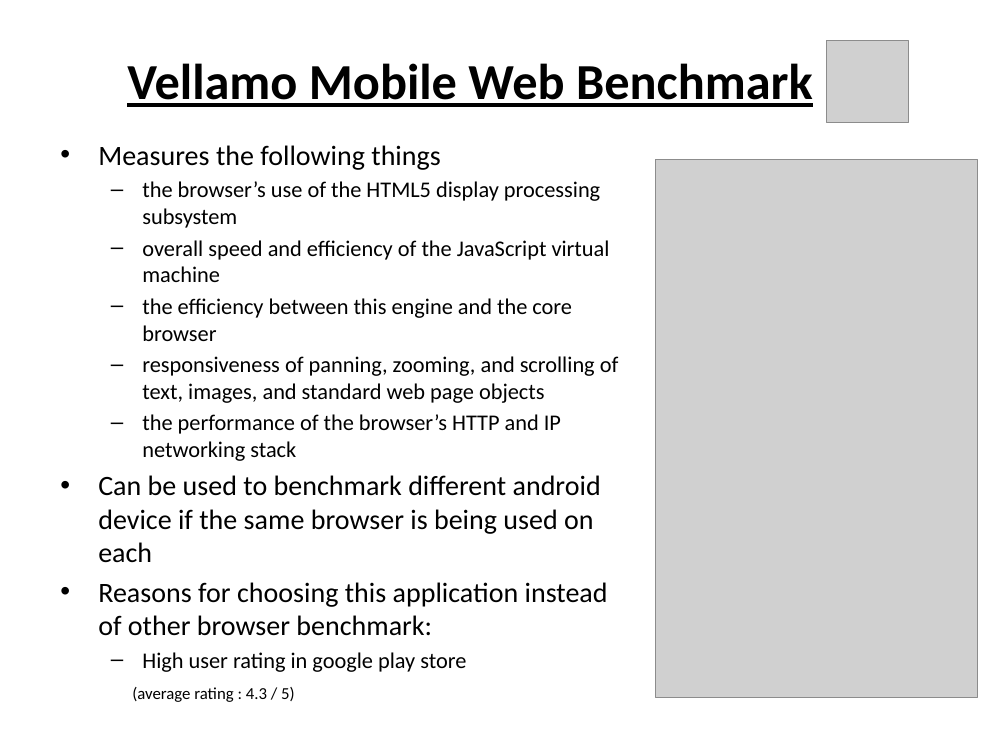
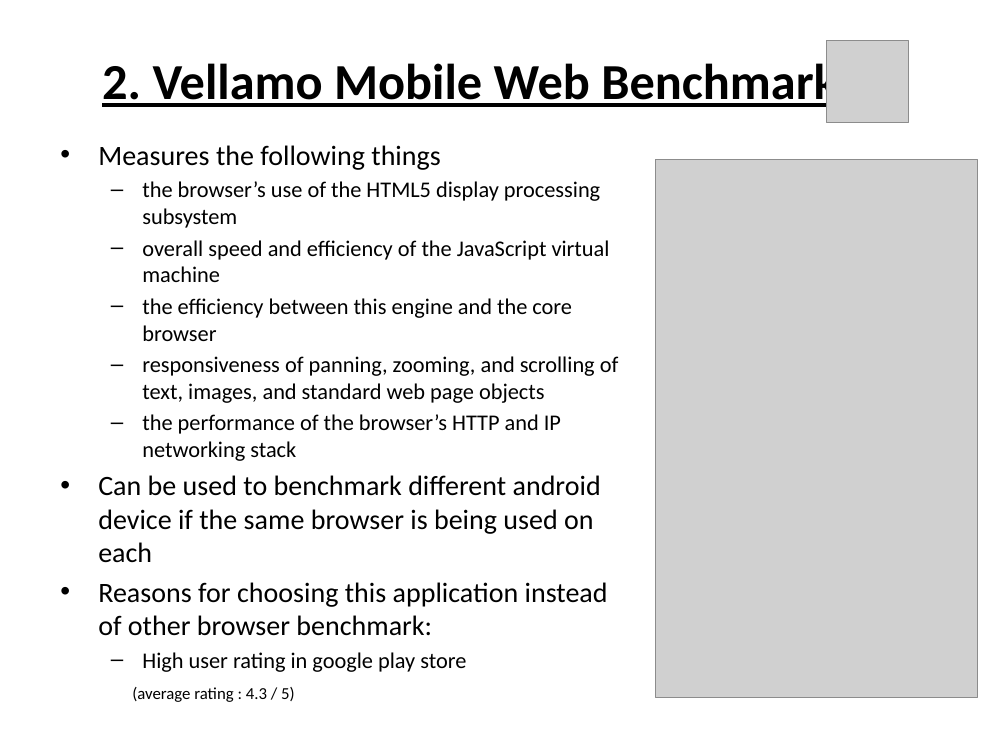
Before and after one commit to laikayeekelly/Benchmark, a slide deck: slide 6 of benchmark.pptx (slide 7 before the commit). Drawn at 1008x756 pixels with LibreOffice and Linux fonts; fonts in the diff are those of the drawing; grey boxes stand for pictures. Boxes give left, top, right and bottom in pixels: in the first picture for what was removed or moved away, otherwise in the second. Text is boxed around its words. In the diff, an @@ line names an element or a change of style, - is before the commit and + after.

Commit message:
changed titles of slides

```diff
--- a/benchmark.pptx
+++ b/benchmark.pptx
@@ title at [102, 58, 838, 111]: text changed @@
-Vellamo Mobile Web Benchmark
+2. Vellamo Mobile Web Benchmark
```
Also in this commit, not shown: 6 other slides changed, 1 slide added.
